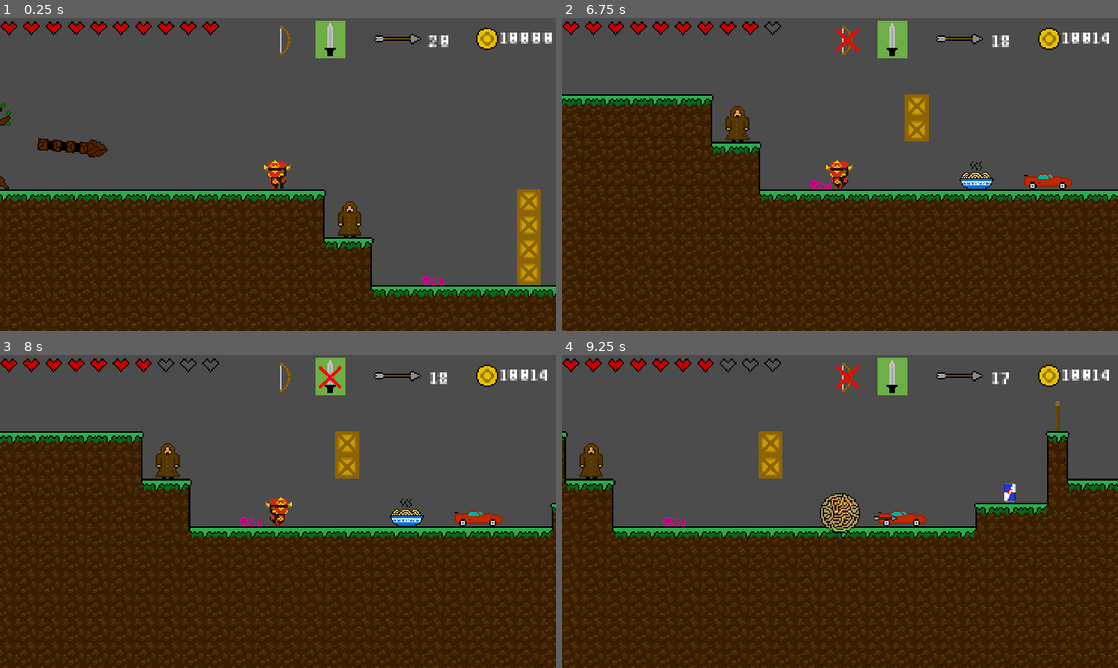
Above: before the commit, frames 1-4 (two rows, left to right).
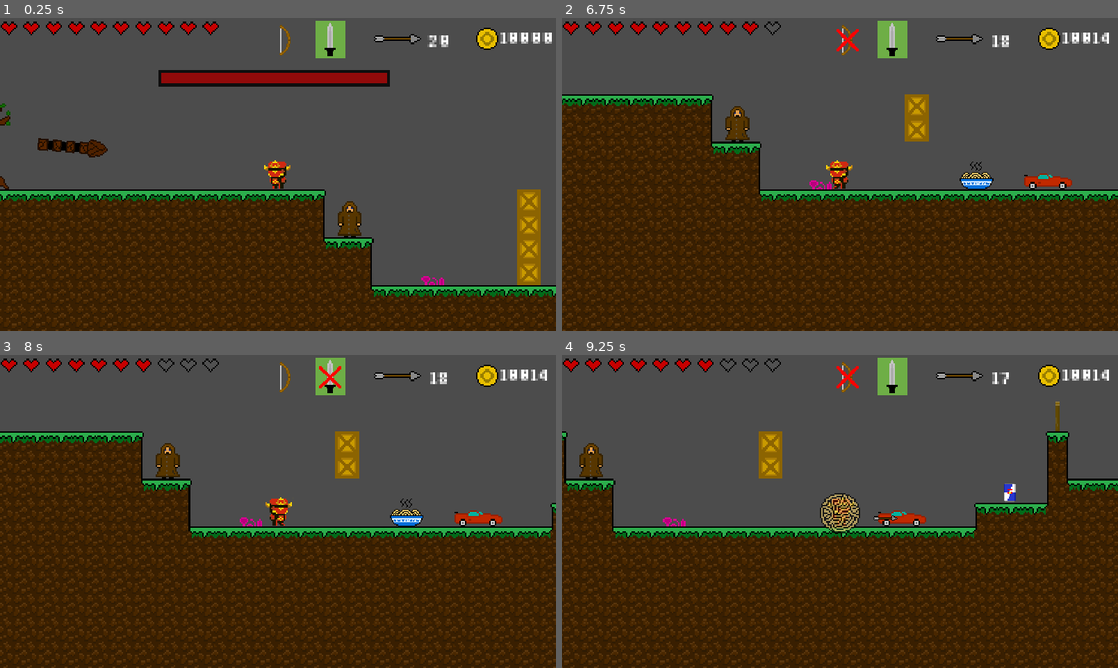
Above: after the commit, the same moments.

Repository: Eawell/pimxels
Game: Godot game, scene res://Scenes/Test.tscn
Same seed, same stepped clock (60 frames per second), same inputs: the game is played once before the commit and once after it.
Inputs:
- Up to frame 1 (0.25 s): no input
- Up to frame 2 (6.75 s): tap Enter (ui_select) at 0.5 s; hold Right (ui_right) 0.53-2.03 s; tap 1 (one) at 0.6, 1.35, 2.3, 3.05, 3.6, 4.35, 5.3, 6.05, 6.6 s; tap Space (ui_accept) at 0.77, 1.52, 3.02, 3.77, 4.52, 6.02 s; hold Left (ui_left) 2.03-2.78 s; tap S (sell) at 2.1, 5.1 s; hold Right (ui_right) 2.78-4.28 s; tap 2 (two) at 2.85, 5.85 s; hold Left (ui_left) 4.28-5.03 s; hold Right (ui_right) 5.03-5.78 s; hold Left (ui_left) from 5.78 s (still down)
- Up to frame 3 (8 s): tap Space (ui_accept) at 6.77, 7.52 s; release Left (ui_left) at 7.28 s; hold Right (ui_right) from 7.28 s (still down); tap 1 (one) at 7.35 s
- Up to frame 4 (9.25 s): keep holding Right (ui_right); tap S (sell) at 8.1 s; tap 1 (one) at 8.3, 9.05 s; tap 2 (two) at 8.85 s; tap Space (ui_accept) at 9.02 s

The runs differ from the first frame. In frame 1, 2.2% of the frame differs, in the area x 28-71%, y 16-22%; in frame 2, less than 0.1%; in frame 3, less than 0.1%; in frame 4, less than 0.1%.

Commit message:
Added lifebar

Diff:
--- a/Other/global.gd
+++ b/Other/global.gd
@@ -33,6 +33,7 @@
 var shield
 var protection
 var bob
+var tree_health = 20
 
 var weapon = load("res://Other/weaponstats.gd")
 var armour = load("res://Other/armourstats.gd")
--- a/Scenes/Bob.gd
+++ b/Scenes/Bob.gd
@@ -18,7 +18,7 @@
 var thundercloud = ["thundercloud", "Once locked on, these thunderclouds won't leave you alone until they try and strike you down. Watch out for when they stop moving as they're about zap!"]
 var torch = ["torch", "Torches that light after you pass by them, saving your checkpoint. If you pass an already lit torch it will still set a new chechpoint."]
 var warrior = ["warrior", "Powerful warriors covered in impenetrable armour. They are stocky targets, yet you chouldn't underestimate their speed."]
-var livingtree = ["livingtree", "This giant tree "]
+var livingtree = ["livingtree", "This giant tree has been enlisted by Ozzy to stop anyone from passing and attempting to ruin his plans. Watch out for it's flying branches! "]
 
 var story1 = ["none", ""]
 var story2 = ["none", ""]
--- a/Scenes/Bob.tscn
+++ b/Scenes/Bob.tscn
@@ -41,14 +41,54 @@
 
 [sub_resource type="SpriteFrames" id=4]
 animations = [ {
+"frames": [ ExtResource( 10 ) ],
+"loop": true,
+"name": "bowman",
+"speed": 5.0
+}, {
+"frames": [ ExtResource( 9 ) ],
+"loop": true,
+"name": "box",
+"speed": 5.0
+}, {
 "frames": [ ExtResource( 15 ) ],
 "loop": true,
 "name": "falcon",
 "speed": 5.0
 }, {
-"frames": [ ExtResource( 9 ) ],
+"frames": [ ExtResource( 17 ) ],
 "loop": true,
-"name": "box",
+"name": "smallburger",
+"speed": 5.0
+}, {
+"frames": [ ExtResource( 18 ) ],
+"loop": true,
+"name": "livingtree",
+"speed": 5.0
+}, {
+"frames": [ ExtResource( 14 ) ],
+"loop": true,
+"name": "ghost",
+"speed": 5.0
+}, {
+"frames": [ ExtResource( 5 ) ],
+"loop": true,
+"name": "warrior",
+"speed": 5.0
+}, {
+"frames": [ ExtResource( 6 ) ],
+"loop": true,
+"name": "shopkeeper",
+"speed": 5.0
+}, {
+"frames": [ ExtResource( 13 ) ],
+"loop": true,
+"name": "buffalo",
+"speed": 5.0
+}, {
+"frames": [ ExtResource( 12 ) ],
+"loop": true,
+"name": "thundercloud",
 "speed": 5.0
 }, {
 "frames": [ ExtResource( 7 ) ],
@@ -61,54 +101,14 @@
 "name": "slime",
 "speed": 5.0
 }, {
-"frames": [ ExtResource( 10 ) ],
+"frames": [ ExtResource( 8 ) ],
 "loop": true,
-"name": "bowman",
-"speed": 5.0
-}, {
-"frames": [ ExtResource( 17 ) ],
-"loop": true,
-"name": "smallburger",
-"speed": 5.0
-}, {
-"frames": [ ExtResource( 13 ) ],
-"loop": true,
-"name": "buffalo",
-"speed": 5.0
-}, {
-"frames": [ ExtResource( 14 ) ],
-"loop": true,
-"name": "ghost",
+"name": "torch",
 "speed": 5.0
 }, {
 "frames": [ ExtResource( 11 ) ],
 "loop": true,
 "name": "mole",
-"speed": 5.0
-}, {
-"frames": [ ExtResource( 6 ) ],
-"loop": true,
-"name": "shopkeeper",
-"speed": 5.0
-}, {
-"frames": [ ExtResource( 8 ) ],
-"loop": true,
-"name": "torch",
-"speed": 5.0
-}, {
-"frames": [ ExtResource( 5 ) ],
-"loop": true,
-"name": "warrior",
-"speed": 5.0
-}, {
-"frames": [ ExtResource( 12 ) ],
-"loop": true,
-"name": "thundercloud",
-"speed": 5.0
-}, {
-"frames": [ ExtResource( 18 ) ],
-"loop": true,
-"name": "livingtree",
 "speed": 5.0
 } ]
 
--- a/Scenes/Living Tree.gd
+++ b/Scenes/Living Tree.gd
@@ -7,6 +7,7 @@
 var damage = 5
 
 func _process(delta):
+	global.tree_health = health
 	$Sight.look_at(global.ID.global_position)
 	if $Sight/RayCast2D.get_collider() == global.ID:
 		shoot()
--- a/Scenes/Living Tree.tscn
+++ b/Scenes/Living Tree.tscn
@@ -19,6 +19,9 @@
 [sub_resource type="ConvexPolygonShape2D" id=3]
 points = PoolVector2Array( -24, 35, 24, 35, 10, 17, 10, -10, 24, -16, 8, -26, -8, -26, -24, -18, -11, -11, -11, 17 )
 
+[sub_resource type="RectangleShape2D" id=4]
+extents = Vector2( 275.556, 316.976 )
+
 [node name="Living Tree" type="KinematicBody2D"]
 collision_layer = 6
 collision_mask = 2147483654
@@ -27,6 +30,7 @@
 [node name="AnimatedSprite" type="AnimatedSprite" parent="."]
 position = Vector2( 0.176781, 0 )
 frames = SubResource( 1 )
+frame = 2
 speed_scale = 1.5
 playing = true
 
@@ -54,6 +58,13 @@
 
 [node name="Left shot" type="Node2D" parent="."]
 position = Vector2( -20, 0 )
+
+[node name="Detected_zone" type="Area2D" parent="."]
+collision_layer = 2
+collision_mask = 2
+
+[node name="CollisionShape2D" type="CollisionShape2D" parent="Detected_zone"]
+shape = SubResource( 4 )
 [connection signal="area_entered" from="Area2D" to="." method="_on_Area2D_area_entered"]
 [connection signal="body_entered" from="Area2D" to="." method="_on_Area2D_body_entered"]
 [connection signal="timeout" from="Timer" to="." method="_on_Timer_timeout"]
--- a/Scenes/Player.gd
+++ b/Scenes/Player.gd
@@ -16,6 +16,7 @@
 var wings
 var jumps
 var transparency
+onready var detected_tree = false
 
 func clear():
 	$Animations/Red.visible = false
@@ -25,6 +26,7 @@
 	$Animations/White.visible = false
 
 func _ready():
+	$Lifebar.visible = false
 	global.bob = false
 	transparency = 0.7
 	$Redbull.value = 0
@@ -75,6 +77,8 @@
 	colour = armour.style
 	motion.y += gravity
 	get_node("Animations/" + colour).visible = true
+	if detected_tree:
+		$Lifebar.value = global.tree_health
 	if global.shield:
 		$Node/Shield.modulate = Color(1,1,1,transparency)
 		$Node/Shield.visible = true
@@ -145,6 +149,9 @@
 func _on_Area2D_area_entered(area):
 	if area.name == "Evil_Arrow":
 		global.hit(1)
+	if area.name == "Detected_zone":
+		$Lifebar.visible = true
+		detected_tree = true
 
 
 func _on_Wings_animation_finished():
@@ -178,3 +185,8 @@
 		$Car.value -= 1
 	if global.shield:
 		transparency -= 0.005
+
+func _on_Area2D_area_exited(area):
+	if area.name == "Detected_zone":
+		$Lifebar.visible = false
+		detected_tree = false
--- a/Scenes/Player.tscn
+++ b/Scenes/Player.tscn
@@ -57,8 +57,6 @@
 [ext_resource path="res://Sprites/Other/redbull.png" type="Texture" id=55]
 [ext_resource path="res://Sprites/Other/car.png" type="Texture" id=56]
 
-
-
 [sub_resource type="SpriteFrames" id=1]
 animations = [ {
 "frames": [ ExtResource( 1 ), ExtResource( 4 ), ExtResource( 3 ), ExtResource( 4 ), ExtResource( 1 ), ExtResource( 5 ) ],
@@ -213,6 +211,24 @@
 [sub_resource type="CapsuleShape2D" id=19]
 radius = 8.24537
 height = 3.93173
+
+[sub_resource type="StyleBoxFlat" id=21]
+bg_color = Color( 0.572549, 0.0431373, 0.0431373, 1 )
+border_width_left = 2
+border_width_top = 2
+border_width_right = 2
+border_width_bottom = 2
+border_color = Color( 0.0588235, 0.0588235, 0.0588235, 1 )
+anti_aliasing = false
+
+[sub_resource type="StyleBoxFlat" id=20]
+bg_color = Color( 0.905882, 0.905882, 0.905882, 1 )
+border_width_left = 2
+border_width_top = 2
+border_width_right = 2
+border_width_bottom = 2
+border_color = Color( 0.0196078, 0.0196078, 0.0196078, 1 )
+anti_aliasing = false
 
 [node name="Player" type="KinematicBody2D"]
 z_index = 1
@@ -229,35 +245,32 @@
 [node name="Red" type="AnimatedSprite" parent="Animations"]
 frames = SubResource( 1 )
 animation = "Walking"
-frame = 4
+frame = 1
 speed_scale = 2.0
 playing = true
 
 [node name="Blue" type="AnimatedSprite" parent="Animations"]
 frames = SubResource( 2 )
 animation = "Walking"
-frame = 3
 speed_scale = 2.0
 playing = true
 
 [node name="Black" type="AnimatedSprite" parent="Animations"]
 frames = SubResource( 3 )
 animation = "Walking"
-frame = 2
+frame = 5
 speed_scale = 2.0
 playing = true
 
 [node name="Purple" type="AnimatedSprite" parent="Animations"]
 frames = SubResource( 4 )
 animation = "Walking"
-frame = 3
 speed_scale = 2.0
 playing = true
 
 [node name="White" type="AnimatedSprite" parent="Animations"]
 frames = SubResource( 5 )
 animation = "Walking"
-frame = 3
 speed_scale = 2.0
 playing = true
 
@@ -852,10 +865,26 @@
 [node name="ATenth" type="Timer" parent="."]
 wait_time = 0.1
 autostart = true
+
+[node name="Lifebar" type="ProgressBar" parent="."]
+margin_left = -80.0
+margin_top = -72.0
+margin_right = 75.0
+margin_bottom = -61.0
+custom_styles/fg = SubResource( 21 )
+custom_styles/bg = SubResource( 20 )
+max_value = 20.0
+value = 10.0
+rounded = true
+percent_visible = false
+__meta__ = {
+"_edit_use_anchors_": false
+}
 [connection signal="animation_finished" from="Animations/Wings" to="." method="_on_Wings_animation_finished"]
 [connection signal="timeout" from="Timer" to="." method="_on_Timer_timeout"]
 [connection signal="timeout" from="Timer2" to="." method="_on_Timer2_timeout"]
 [connection signal="area_entered" from="Area2D" to="." method="_on_Area2D_area_entered"]
+[connection signal="area_exited" from="Area2D" to="." method="_on_Area2D_area_exited"]
 [connection signal="timeout" from="Timer3" to="." method="_on_Timer3_timeout"]
 [connection signal="timeout" from="Timer4" to="." method="_on_Timer4_timeout"]
 [connection signal="timeout" from="Timer5" to="." method="_on_Timer5_timeout"]
Not shown: 1 places in Scenes/Living Tree.tscn that only renumber resources
Not shown: 1 places in Scenes/Player.tscn that only renumber resources
